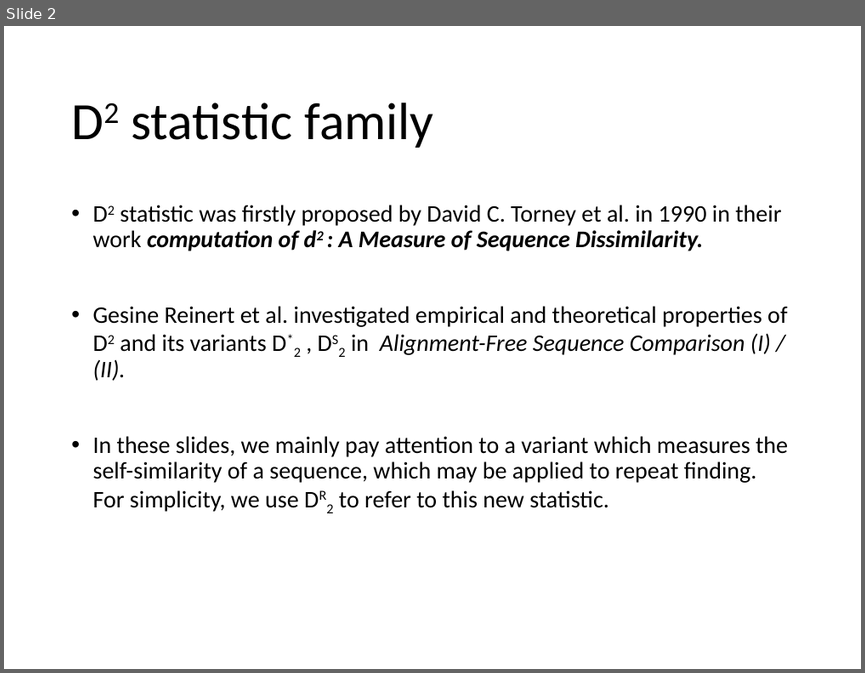
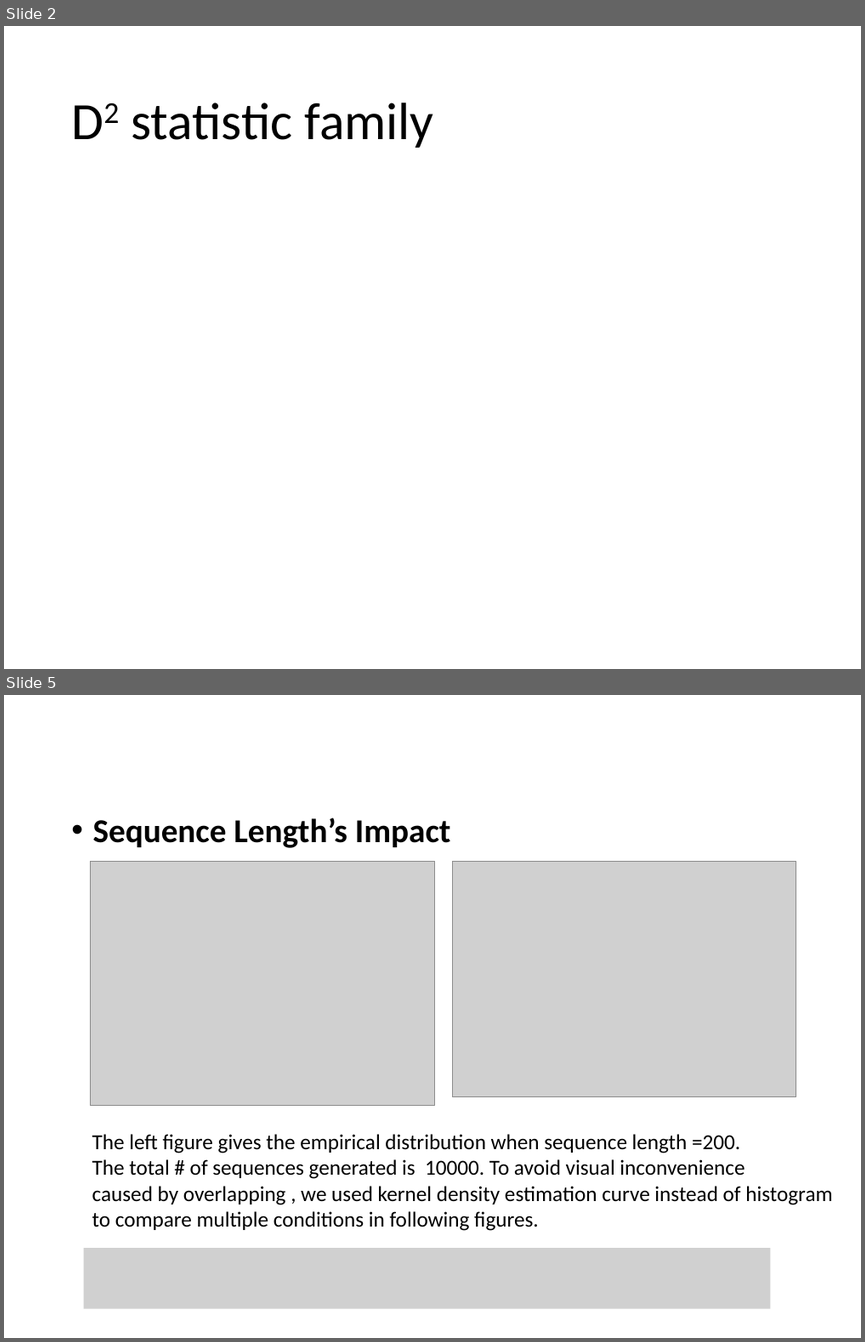
Before and after one commit to chansigit/PyGenSeq, a slide deck: A variant of D2 statistic.pptx. Shown one above the other, each under a label of ours: slide 2 before the commit, slides 2 and 5 after it; the slides between them are not shown. The pictures are 865x673 and 865x1342 pixels, drawn with LibreOffice and Linux fonts; fonts in the diff are those of the drawing; grey boxes stand for pictures. Boxes give left, top, right and bottom in pixels: in the first picture for what was removed or moved away, otherwise in the second. Text is boxed around its words. In the diff, an @@ line names an element or a change of style, - is before the commit and + after.

```diff
--- a/A variant of D2 statistic.pptx
+++ b/A variant of D2 statistic.pptx
@@ slide 5 added at (4, 695, 861, 1338), background #FFFFFF @@
@@ text added at (93, 817, 451, 848), 28 pt, text #000000, bold @@
+• Sequence Length’s Impact
@@ picture added at (90, 862, 434, 1106) @@
@@ picture added at (452, 862, 795, 1097) @@
@@ text added at (92, 1134, 832, 1231), 18 pt, text #000000 @@
+The left figure gives the empirical distribution when sequence length =200.
+The total # of sequences generated is 10000. To avoid visual inconvenience
+caused by overlapping , we used kernel density estimation curve instead of histogram
+to compare multiple conditions in following figures.
@@ picture added at (84, 1247, 770, 1309) @@
@@ slide 2 changed as well @@
@@ text removed at (93, 204, 788, 511) @@
-• D2 statistic was firstly proposed by David C. Torney et al. in 1990 in their work computation of d2 : A Measure of Sequence Dissimilarity.
-• Gesine Reinert et al. investigated empirical and theoretical properties of D2 and its variants D*2 , DS2 in Alignment-Free Sequence Comparison (I) / (II).
-• In these slides, we mainly pay attention to a variant which measures the self-similarity of a sequence, which may be applied to repeat finding. For simplicity, we use DR2 to refer to this new statistic.
```
Also in this commit, not shown: 2 other slides changed, 9 other slides added, 1 other file.
